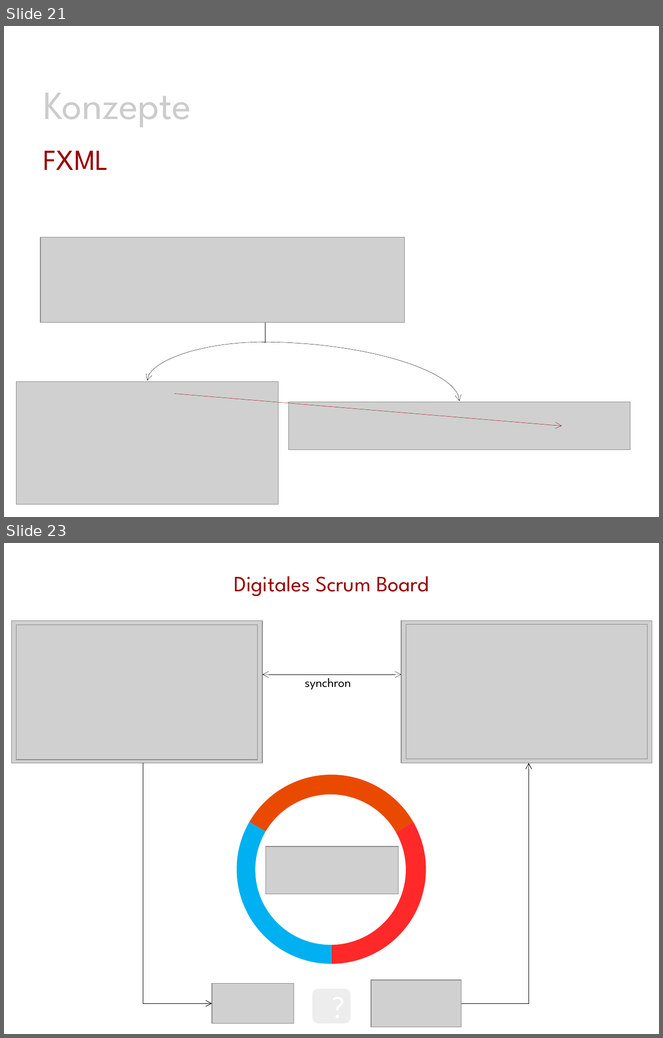
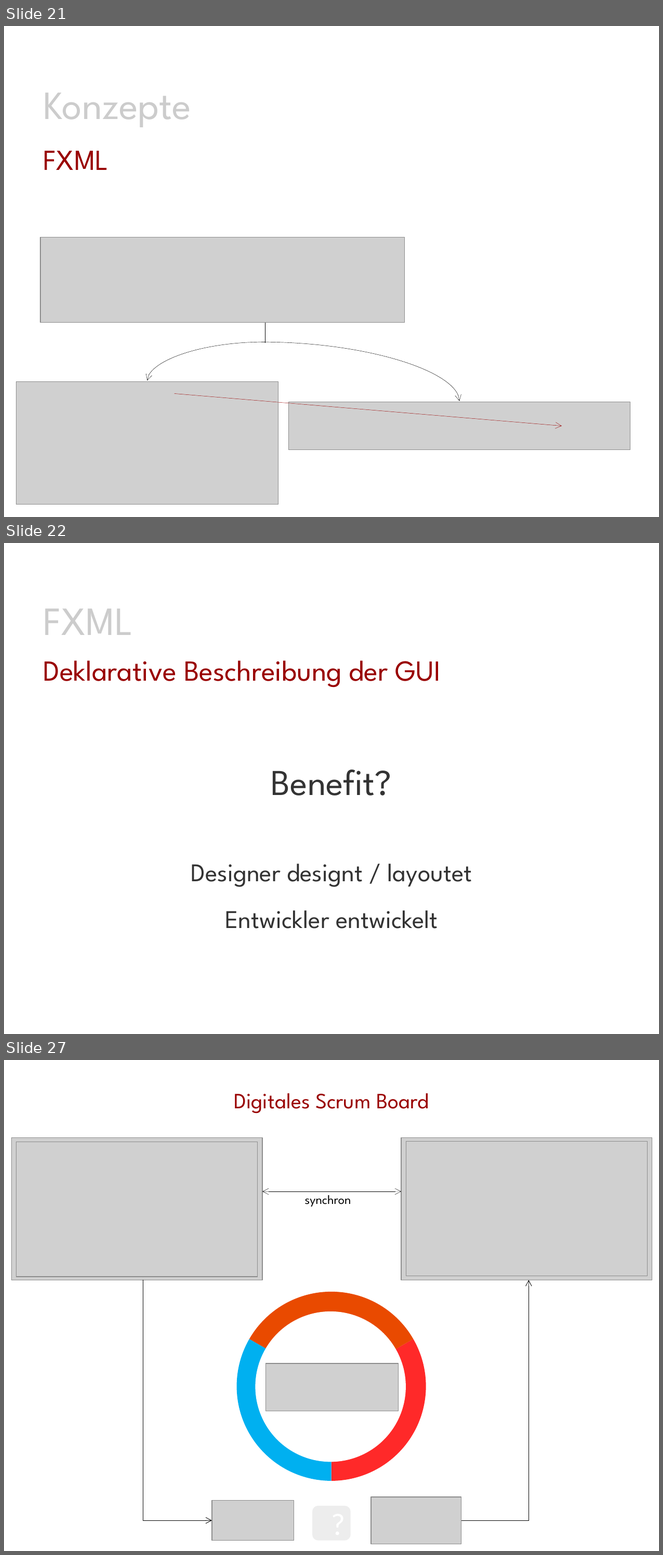
Before and after one commit to Morkunas/jfxusergroup, a slide deck: JavaFX-UserGroup.pptx. Shown one above the other, each under a label of ours: slides 21 and 23 before the commit, slides 21, 22 and 27 after it; the slides between them are not shown. The pictures are 663x1038 and 663x1555 pixels, drawn with LibreOffice and Linux fonts; fonts in the diff are those of the drawing; grey boxes stand for pictures; background and template pictures are left out. Boxes give left, top, right and bottom in pixels: in the first picture for what was removed or moved away, otherwise in the second. Text is boxed around its words. In the diff, an @@ line names an element or a change of style, - is before the commit and + after.

```diff
--- a/JavaFX-UserGroup.pptx
+++ b/JavaFX-UserGroup.pptx
@@ slide 22 added at <box>4,543,659,1034</box>, background #FFFFFF @@
@@ text added at <box>44,609,133,635</box>, 44 pt, text #CCCCCC @@
+FXML
@@ title added at <box>44,661,441,688</box>, 32 pt, text #990000 @@
+Deklarative Beschreibung der GUI
@@ text added at <box>271,770,392,796</box>, 40 pt, text #333333 @@
+Benefit?
@@ text added at <box>191,864,473,929</box>, 28 pt, text #333333 @@
+Designer designt / layoutet
+Entwickler entwickelt
@@ what was slide 23 is now slide 27 @@
```
Also in this commit, not shown: 2 slides changed, 5 other slides added, 2 slides removed.
